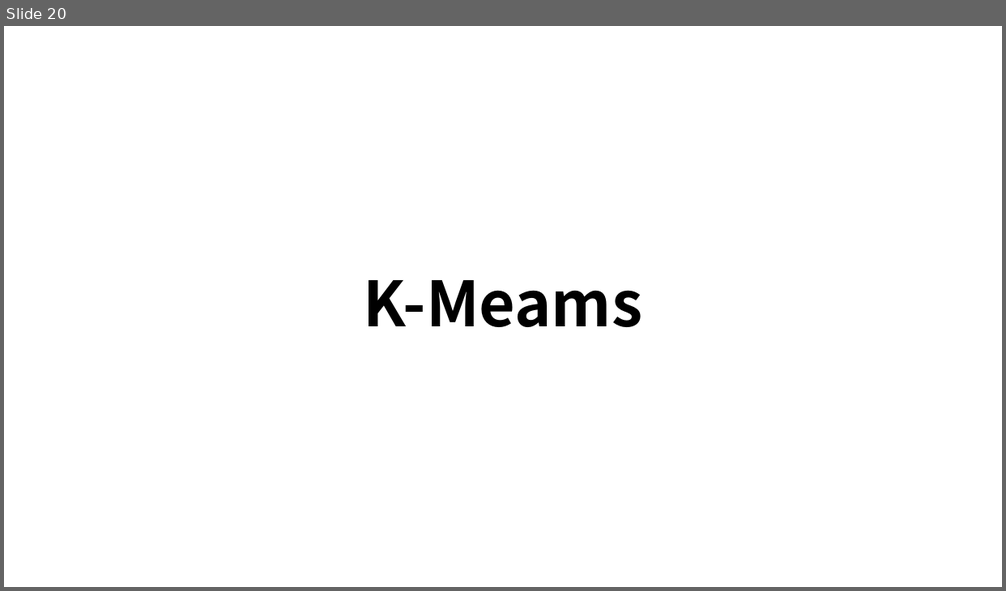
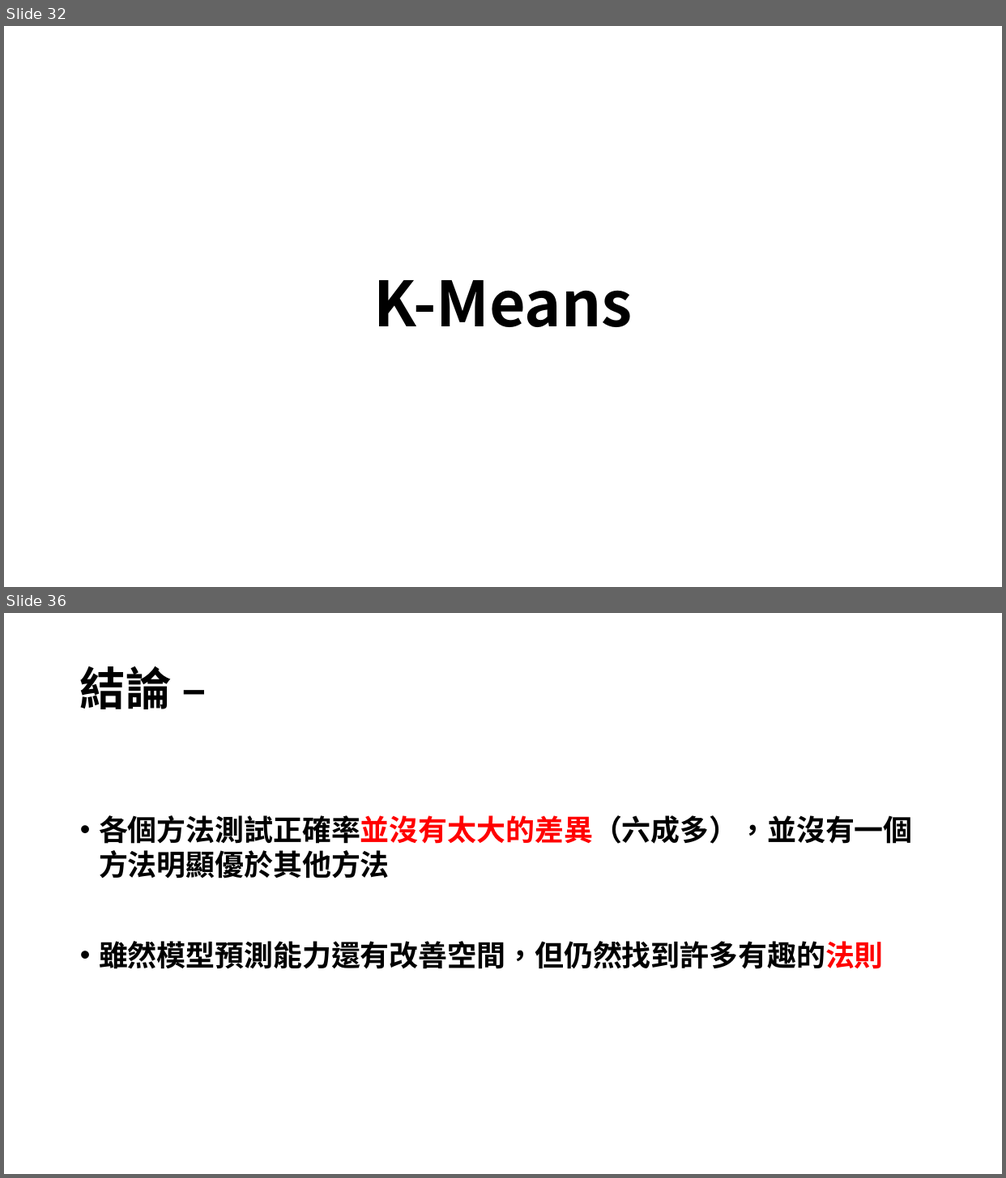
Before and after one commit to RyanLin987/Data-Mining-Project, a slide deck: 採礦期末報告.pptx. Shown one above the other, each under a label of ours: slide 20 before the commit, slides 32 and 36 after it; the slides between them are not shown. The pictures are 1006x591 and 1006x1178 pixels, drawn with LibreOffice and Linux fonts; fonts in the diff are those of the drawing. Boxes give left, top, right and bottom in pixels: in the first picture for what was removed or moved away, otherwise in the second. Text is boxed around its words. In the diff, an @@ line names an element or a change of style, - is before the commit and + after.

```diff
--- a/採礦期末報告.pptx
+++ b/採礦期末報告.pptx
@@ slide 36 added at [4, 613, 1002, 1174], background #FFFFFF @@
@@ title added at [80, 666, 172, 709], 44 pt, text #000000, bold @@
+結論 –
@@ text added at [99, 815, 913, 969], 28 pt, text #000000, bold @@
+• 各個方法測試正確率並沒有太大的差異（六成多），並沒有一個方法明顯優於其他方法
+• 雖然模型預測能力還有改善空間，但仍然找到許多有趣的法則
@@ what was slide 20 is now slide 32 @@
@@ slide 32 changed as well @@
@@ title at [373, 280, 633, 327]: text changed @@
-K-Meams
+K-Means
```
Also in this commit, not shown: 4 other slides changed, 24 other slides added, 16 slides removed, 2 other files.
